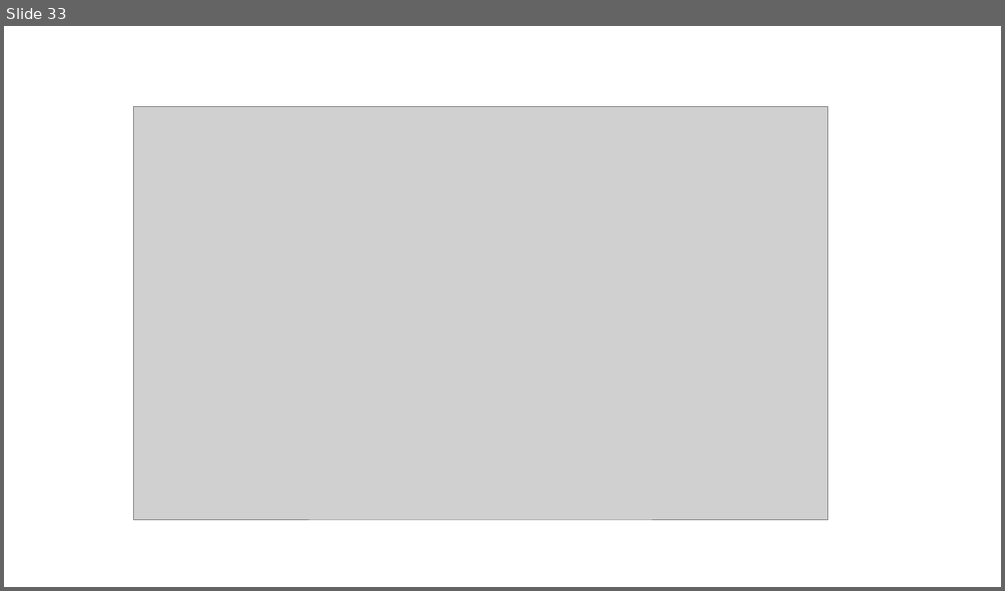
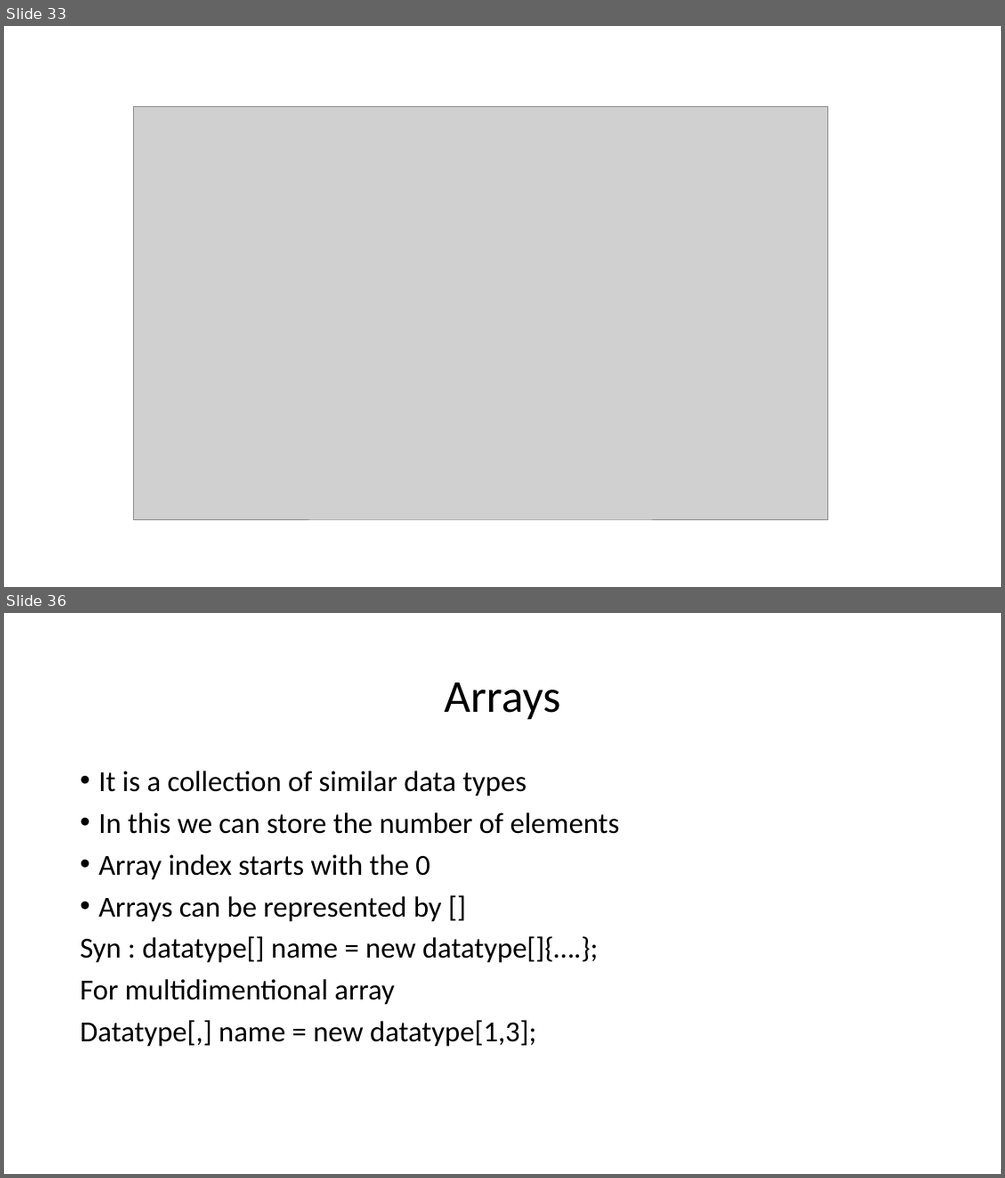
Before and after one commit to MadhuSudhan-Gangumolu/ppt, a slide deck: c#.pptx. Shown one above the other, each under a label of ours: slide 33 before the commit, slides 33 and 36 after it; the slides between them are not shown. The pictures are 1005x591 and 1005x1178 pixels, drawn with LibreOffice and Linux fonts; fonts in the diff are those of the drawing; grey boxes stand for pictures. Boxes give left, top, right and bottom in pixels: in the first picture for what was removed or moved away, otherwise in the second. Text is boxed around its words. In the diff, an @@ line names an element or a change of style, - is before the commit and + after.

```diff
--- a/c#.pptx
+++ b/c#.pptx
@@ slide 36 added at (4, 613, 1001, 1174), background #FFFFFF @@
@@ title added at (444, 682, 560, 720), 44 pt, text #000000 @@
+Arrays
@@ text added at (80, 771, 620, 1046), 28 pt, text #000000 @@
+• It is a collection of similar data types
+• In this we can store the number of elements
+• Array index starts with the 0
+• Arrays can be represented by []
+Syn : datatype[] name = new datatype[]{….};
+For multidimentional array
+Datatype[,] name = new datatype[1,3];
```
Also in this commit, not shown: 7 other slides added, 1 slide removed.
